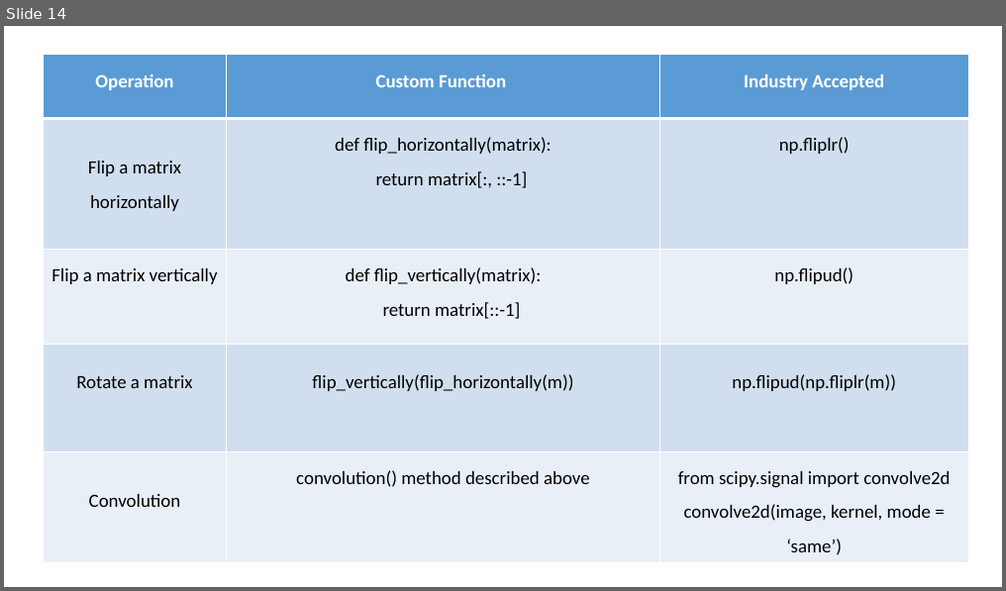
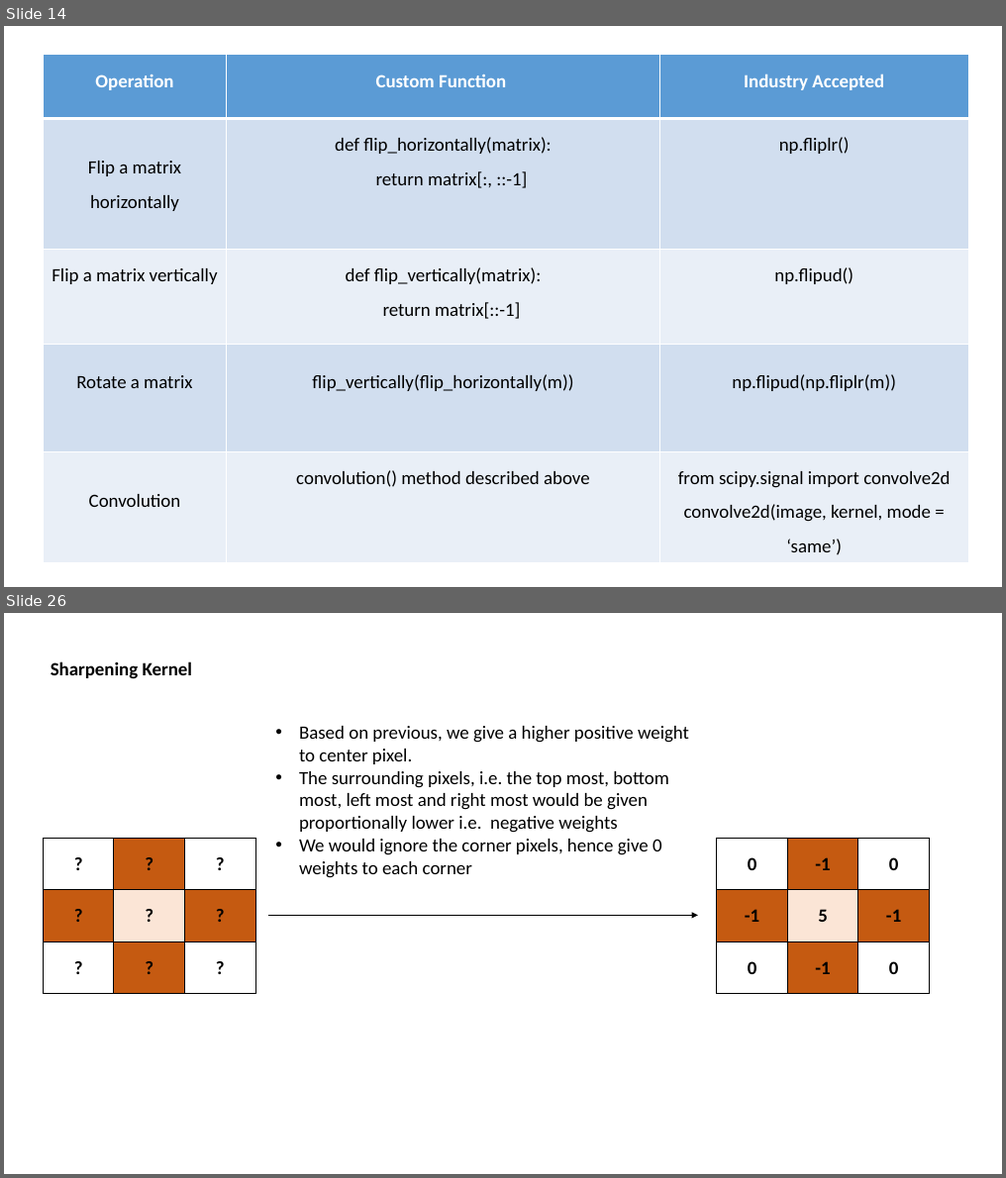
Before and after one commit to in-tandem/real_world_use_cases_1, a slide deck: images_playground/Convolution.pptx. Shown one above the other, each under a label of ours: slide 14 before the commit, slides 14 and 26 after it; the slides between them are not shown. The pictures are 1006x591 and 1006x1178 pixels, drawn with LibreOffice and Linux fonts; fonts in the diff are those of the drawing. Boxes give left, top, right and bottom in pixels: in the first picture for what was removed or moved away, otherwise in the second. Text is boxed around its words. In the diff, an @@ line names an element or a change of style, - is before the commit and + after.

```diff
--- a/images_playground/Convolution.pptx
+++ b/images_playground/Convolution.pptx
@@ slide 26 added at <box>4,613,1002,1174</box>, background #FFFFFF @@
@@ text added at <box>51,662,192,679</box>, 18 pt, text #000000, bold @@
+Sharpening Kernel
@@ text added at <box>299,726,689,878</box>, 18 pt, text #000000 @@
+• Based on previous, we give a higher positive weight to center pixel.
+• The surrounding pixels, i.e. the top most, bottom most, left most and right most would be given proportionally lower i.e. negative weights
+• We would ignore the corner pixels, hence give 0 weights to each corner
@@ table added at <box>43,838,256,993</box>, 3 rows, 3 columns @@
+? | ? | ?
+? | ? | ?
+? | ? | ?
@@ table added at <box>717,838,930,993</box>, 3 rows, 3 columns @@
+0 | -1 | 0
+-1 | 5 | -1
+0 | -1 | 0
@@ arrow added from (268, 916) to (698, 916), #000000 1.5 pt @@
```
Also in this commit, not shown: 1 slide changed, 11 other slides added, 13 other files.
